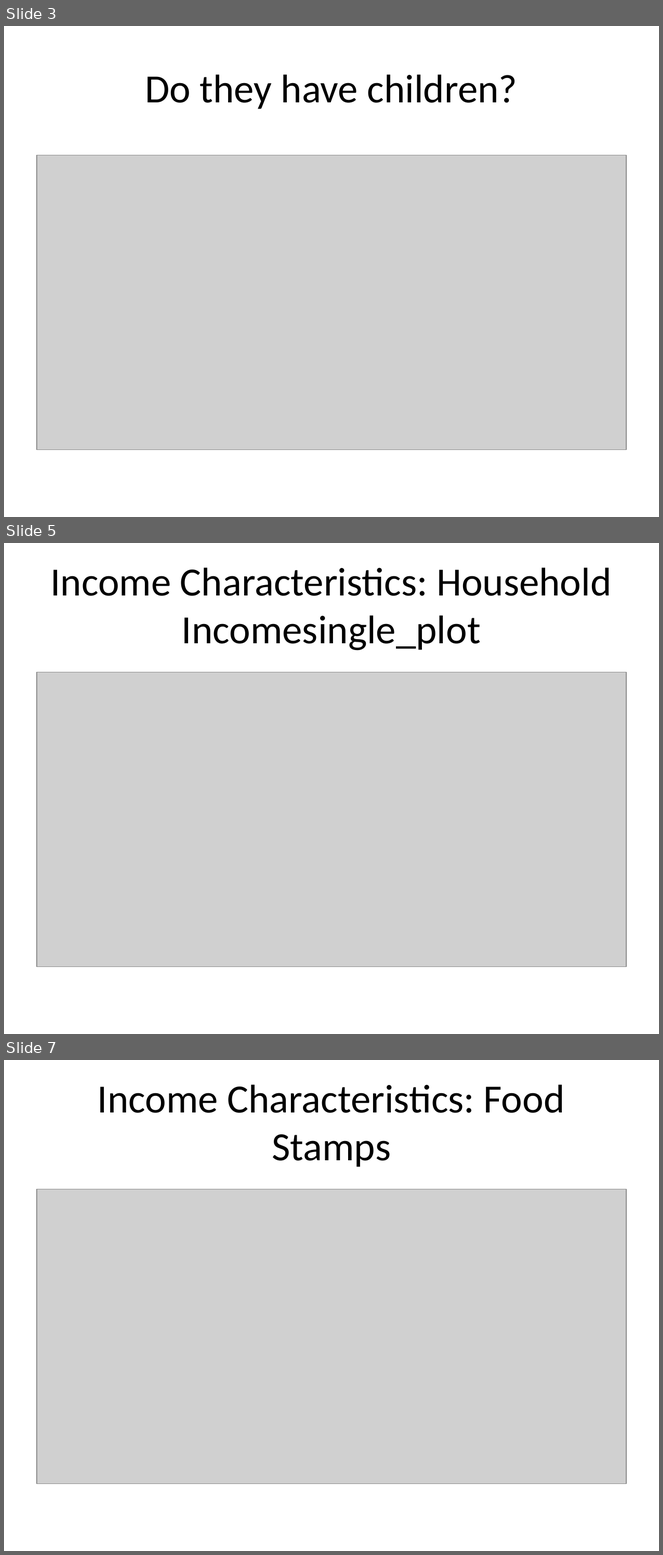
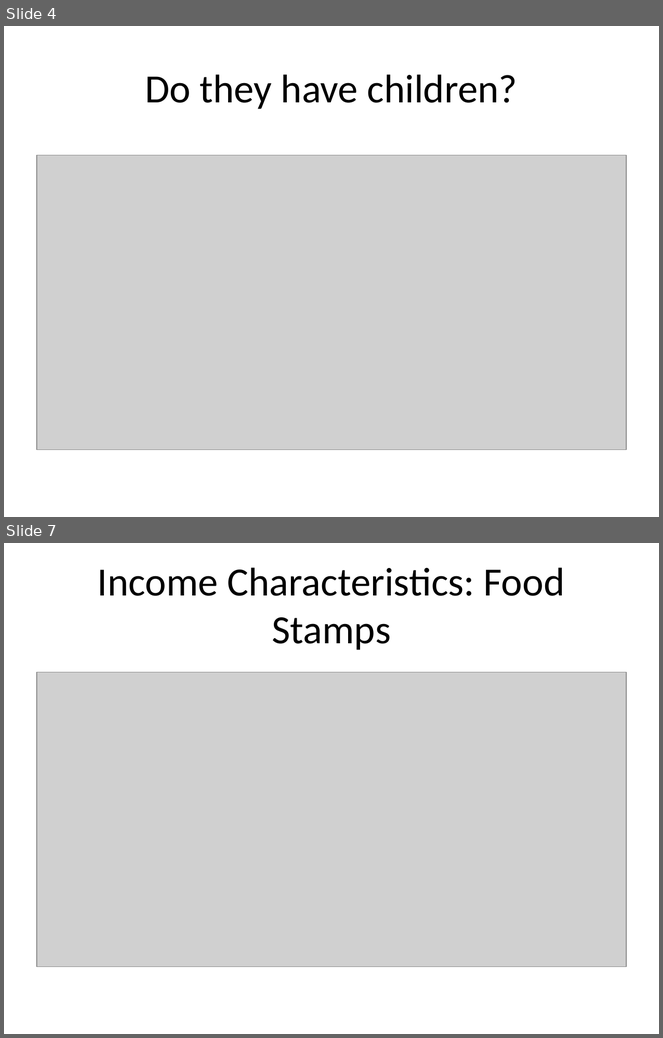
Before and after one commit to ucdiegorubi/oy_census_analysis, a slide deck: create_powerpoint/household_structure_estimates.pptx. Shown one above the other, each under a label of ours: slides 3, 5 and 7 before the commit, slides 4 and 7 after it; the slides between them are not shown. The pictures are 663x1555 and 663x1038 pixels, drawn with LibreOffice and Linux fonts; fonts in the diff are those of the drawing; grey boxes stand for pictures. Boxes give left, top, right and bottom in pixels: in the first picture for what was removed or moved away, otherwise in the second. Text is boxed around its words. In the diff, an @@ line names an element or a change of style, - is before the commit and + after.

```diff
--- a/create_powerpoint/household_structure_estimates.pptx
+++ b/create_powerpoint/household_structure_estimates.pptx
@@ slide 5 removed at box(4, 543, 659, 1034), background #FFFFFF @@
@@ title removed at box(50, 567, 611, 651) @@
-Income Characteristics: Household Incomesingle_plot
@@ picture removed at box(37, 672, 626, 967) @@
@@ what was slide 3 is now slide 4 @@
```
Also in this commit, not shown: 1 slide changed, 3 slides added, 6 other files.
